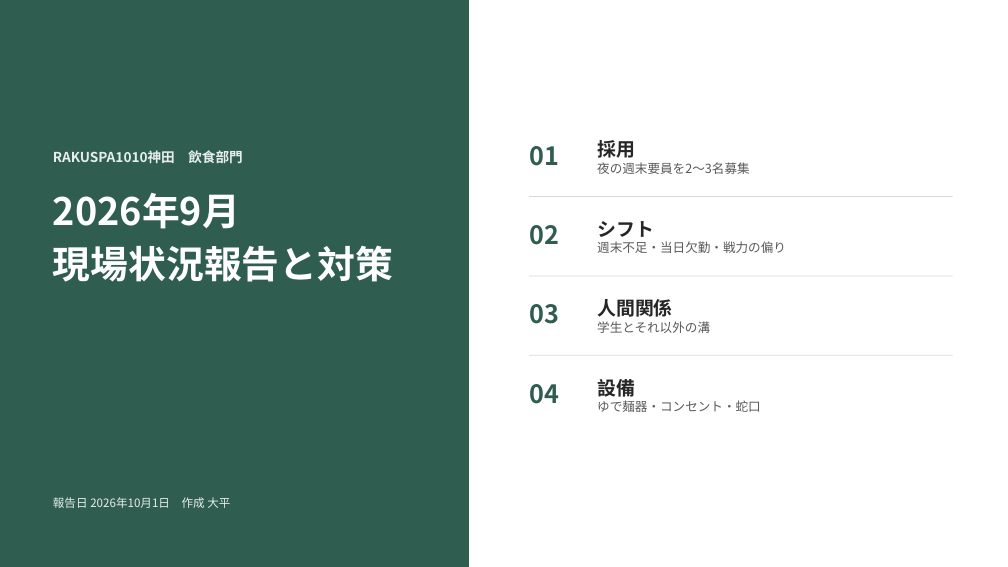
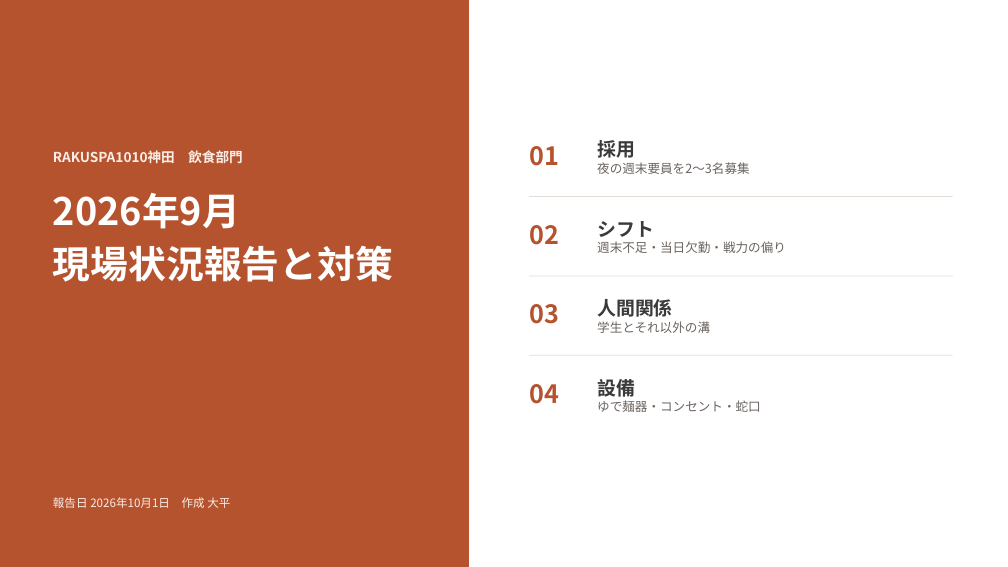
Before and after one commit to takumaoohira/-, a slide deck: slide 1 of 社員会議資料/2026年9月_現場状況報告と対策_神田.pptx. Drawn at 1008x567 pixels with LibreOffice and Linux fonts; fonts in the diff are those of the drawing. Boxes give left, top, right and bottom in pixels: in the first picture for what was removed or moved away, otherwise in the second. Text is boxed around its words. In the diff, an @@ line names an element or a change of style, - is before the commit and + after.

```diff
--- a/社員会議資料/2026年9月_現場状況報告と対策_神田.pptx
+++ b/社員会議資料/2026年9月_現場状況報告と対策_神田.pptx
@@ rectangle at (x1=0, y1=0, x2=469, y2=567): fill #2F5D50 to #B5532F; outline #2F5D50 1 pt to #B5532F 1 pt @@
@@ text "RAKUSPA1010神田 飲食部門" at (x1=53, y1=150, x2=243, y2=163): text colour #E6EEEB to #FBEDE6 @@
@@ text "採用" at (x1=597, y1=140, x2=750, y2=174): text colour #262626 to #3A3A3A in "採用"; text colour #595959 to #6B6460 in "夜の週末要員を2〜3名募集" @@
@@ text "シフト" at (x1=597, y1=221, x2=786, y2=253): text colour #262626 to #3A3A3A in "シフト"; text colour #595959 to #6B6460 in "週末不足・当日欠勤・戦力の偏り" @@
@@ text "人間関係" at (x1=597, y1=299, x2=710, y2=333): text colour #262626 to #3A3A3A in "人間関係"; text colour #595959 to #6B6460 in "学生とそれ以外の溝" @@
@@ text colour #2F5D50 to #B5532F in 4 elements at (x1=529, y1=146, x2=559, y2=166), (x1=529, y1=225, x2=559, y2=245), (x1=529, y1=304, x2=559, y2=324), (x1=529, y1=384, x2=559, y2=404) @@
@@ text "設備" at (x1=597, y1=379, x2=761, y2=412): text colour #262626 to #3A3A3A in "設備"; text colour #595959 to #6B6460 in "ゆで麺器・コンセント・蛇口" @@
@@ text "報告日 2026年10月1日 作成 大平" at (x1=53, y1=497, x2=230, y2=508): text colour #E6EEEB to #FBEDE6 @@
```
Also in this commit, not shown: 6 other slides changed.
